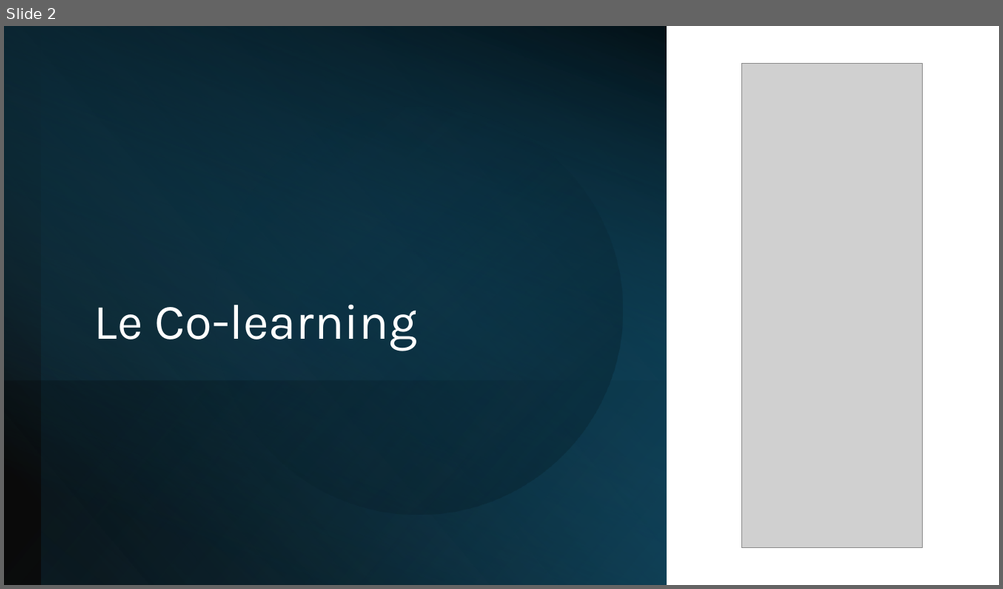
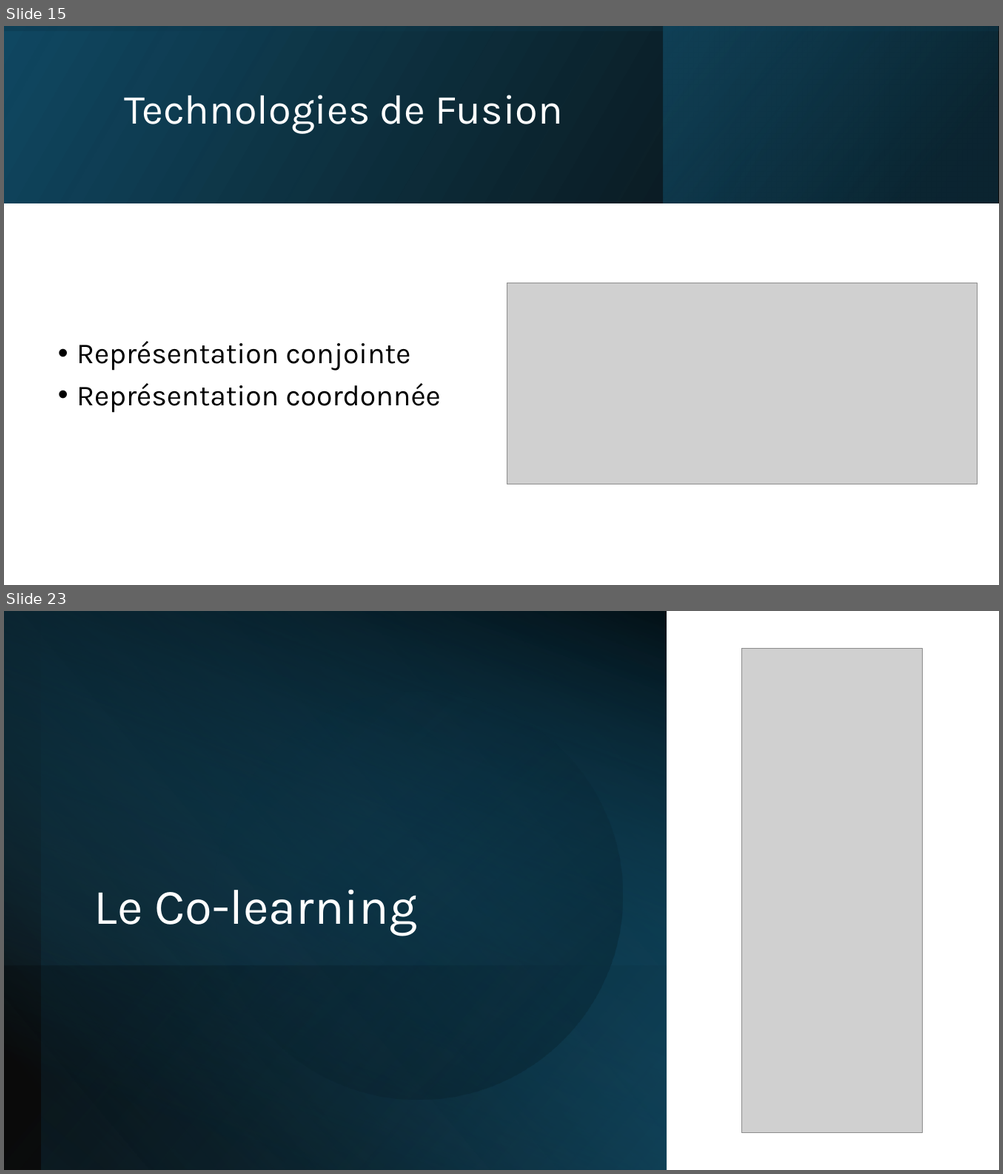
Before and after one commit to IzowRM/Stage-Cetic, a slide deck: Doc Slide/Slide Jeudi 11_09.pptx. Shown one above the other, each under a label of ours: slide 2 before the commit, slides 15 and 23 after it; the slides between them are not shown. The pictures are 1003x589 and 1003x1174 pixels, drawn with LibreOffice and Linux fonts; fonts in the diff are those of the drawing; grey boxes stand for pictures. Boxes give left, top, right and bottom in pixels: in the first picture for what was removed or moved away, otherwise in the second. Text is boxed around its words. In the diff, an @@ line names an element or a change of style, - is before the commit and + after.

```diff
--- a/Doc Slide/Slide Jeudi 11_09.pptx
+++ b/Doc Slide/Slide Jeudi 11_09.pptx
@@ slide 15 added at (4, 26, 999, 585), background #FFFFFF @@
@@ rectangle added at (4, 26, 999, 203), fill gradient #000000 to #104862 @@
@@ rectangle added at (4, 26, 999, 203), fill gradient #104862 to #000000 @@
@@ rectangle added at (663, 26, 998, 203), fill gradient #0B3041 to #156082 @@
@@ title added at (125, 95, 563, 134), 40 pt, text #FFFFFF @@
+Technologies de Fusion
@@ picture added at (507, 284, 977, 485) @@
@@ text added at (77, 341, 441, 413), 28 pt, text #000000 @@
+• Représentation conjointe
+• Représentation coordonnée
@@ what was slide 2 is now slide 23 @@
```
Also in this commit, not shown: 21 other slides added, 1 slide removed, 2 other files.
